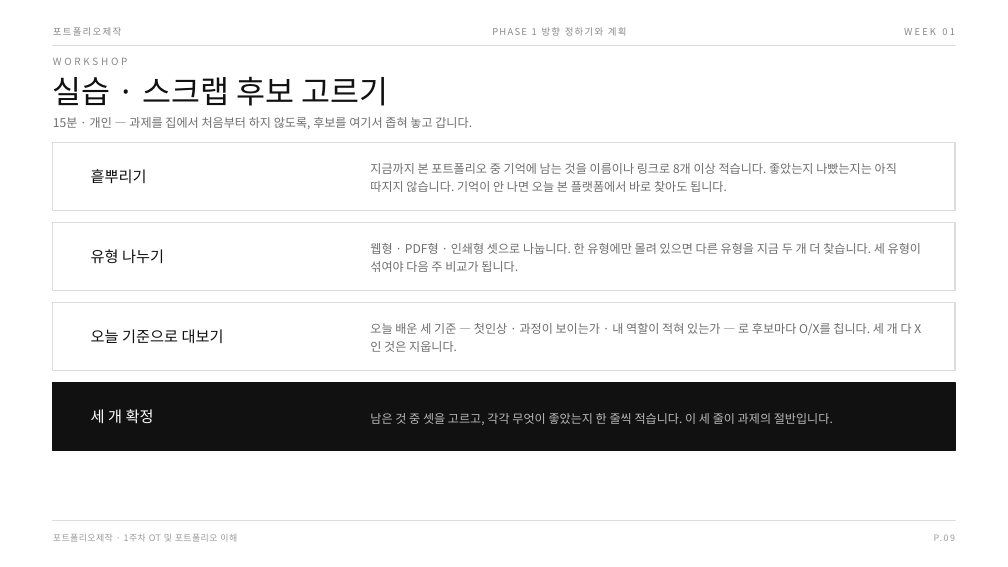
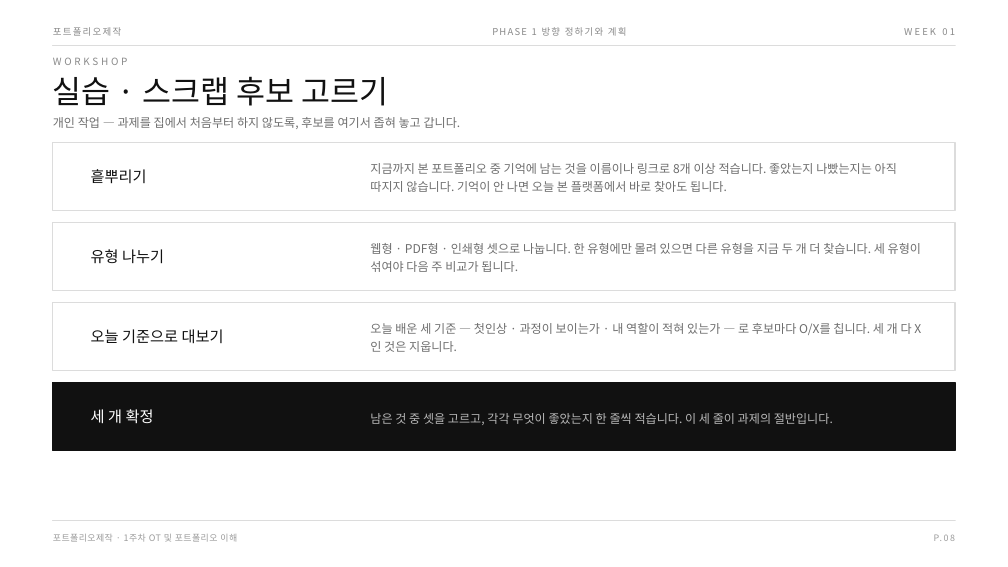
Before and after one commit to design-eng/MIN.D, a slide deck: slide 13 of dist/weeks-포트폴리오제작/포트폴리오제작_01주차_OT.pptx (slide 14 before the commit). Drawn at 1008x567 pixels with LibreOffice and Linux fonts; fonts in the diff are those of the drawing. Boxes give left, top, right and bottom in pixels: in the first picture for what was removed or moved away, otherwise in the second. Text is boxed around its words. In the diff, an @@ line names an element or a change of style, - is before the commit and + after.

```diff
--- a/dist/weeks-포트폴리오제작/포트폴리오제작_01주차_OT.pptx
+++ b/dist/weeks-포트폴리오제작/포트폴리오제작_01주차_OT.pptx
@@ text at (53, 117, 461, 129): text changed @@
-15분 · 개인 — 과제를 집에서 처음부터 하지 않도록, 후보를 여기서 좁혀 놓고 갑니다.
+개인 작업 — 과제를 집에서 처음부터 하지 않도록, 후보를 여기서 좁혀 놓고 갑니다.
```
Also in this commit, not shown: 9 other slides changed, 1 slide removed, 38 other files.
